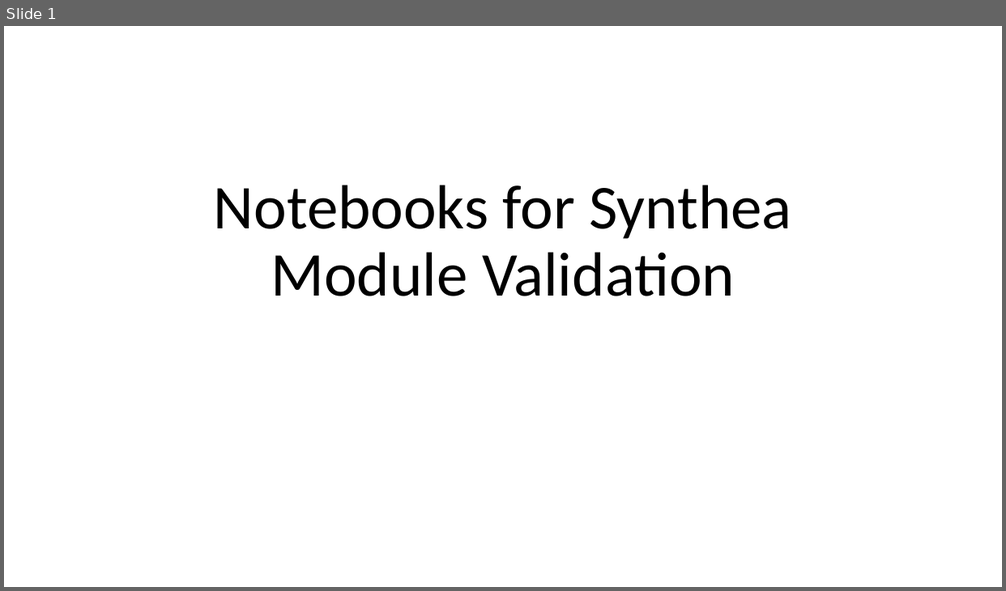
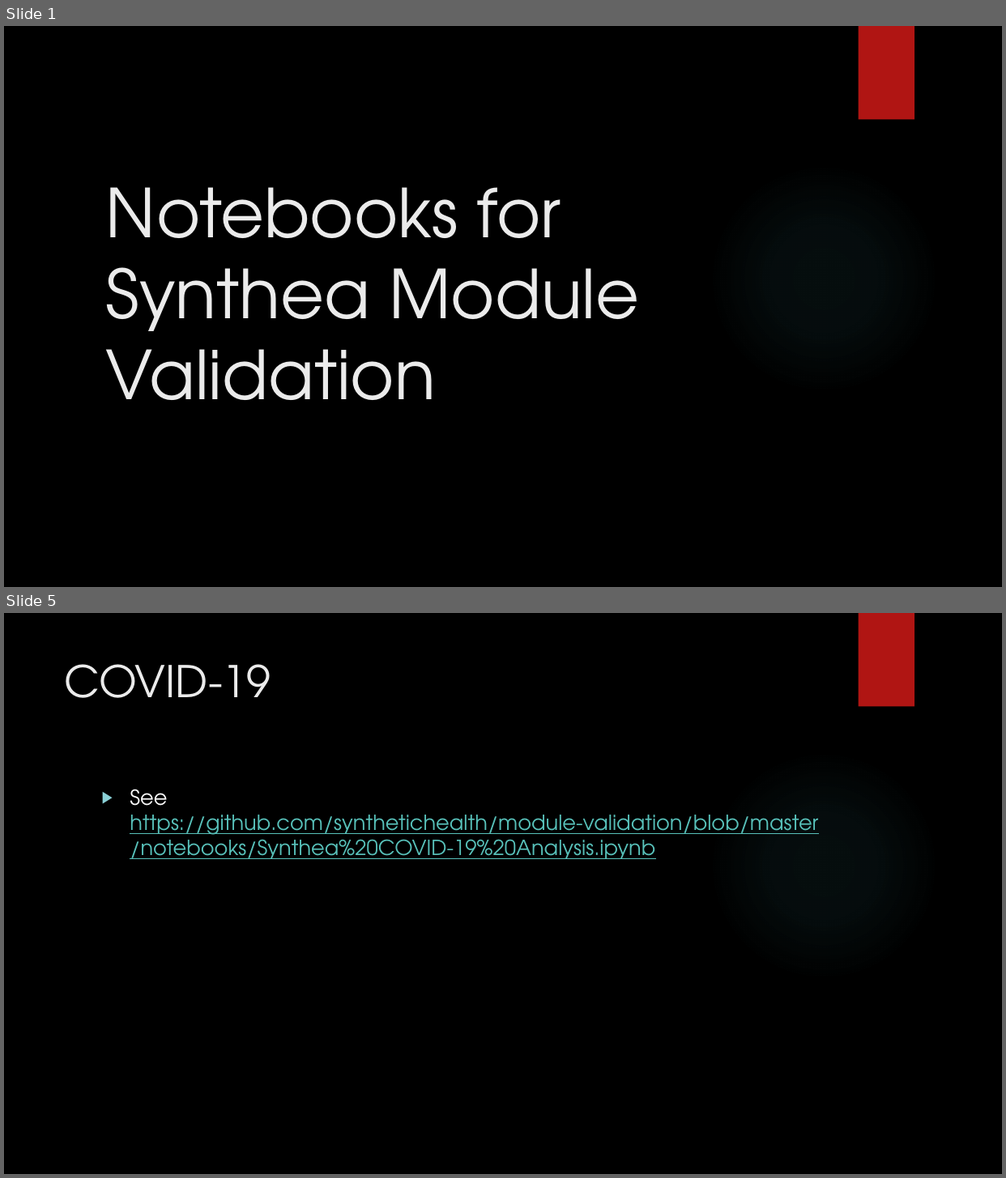
Before and after one commit to synthetichealth/module-validation, a slide deck: notebook-ideas.pptx. Shown one above the other, each under a label of ours: slide 1 before the commit, slides 1 and 5 after it; the slides between them are not shown. The pictures are 1006x591 and 1006x1178 pixels, drawn with LibreOffice and Linux fonts; fonts in the diff are those of the drawing; background and template pictures are left out. Boxes give left, top, right and bottom in pixels: in the first picture for what was removed or moved away, otherwise in the second. Text is boxed around its words. In the diff, an @@ line names an element or a change of style, - is before the commit and + after.

Commit message:
updated notebook ideas ppt.

```diff
--- a/notebook-ideas.pptx
+++ b/notebook-ideas.pptx
@@ slide 5 added at box(4, 613, 1002, 1174), background picture (left out); not listed: 2 template elements that a slide beside it also shows @@
@@ title added at box(65, 664, 271, 698), 42 pt, text #EBEBEB @@
+COVID-19
@@ text added at box(130, 789, 818, 859), 20 pt, text #58C1BA, underline @@
+▶ See https://github.com/synthetichealth/module-validation/blob/master/notebooks/Synthea%20COVID-19%20Analysis.ipynb
@@ slide 1 changed as well @@
@@ background #FFFFFF to picture (left out) @@
@@ rectangle added at box(859, 26, 914, 120), fill #B01513 @@
@@ title "Notebooks for Synthea Module Validation": place and size @@
-title "Notebooks for Synthea Module Validation" at box(214, 185, 791, 297)
+title "Notebooks for Synthea Module Validation" at box(106, 187, 639, 400)
@@ title "Notebooks for Synthea Module Validation" at box(106, 187, 639, 400): size 60 to 64.8 pt, font Calibri to TeX Gyre Adventor, text colour #000000 to #EBEBEB; alignment centre to left; line spacing 0.9 to 1 @@
@@ ellipse added at box(709, 163, 939, 394), fill gradient #50B9C1 @@
```
Also in this commit, not shown: 2 other slides changed, 8 other slides added, 1 slide removed, 1 other file.
